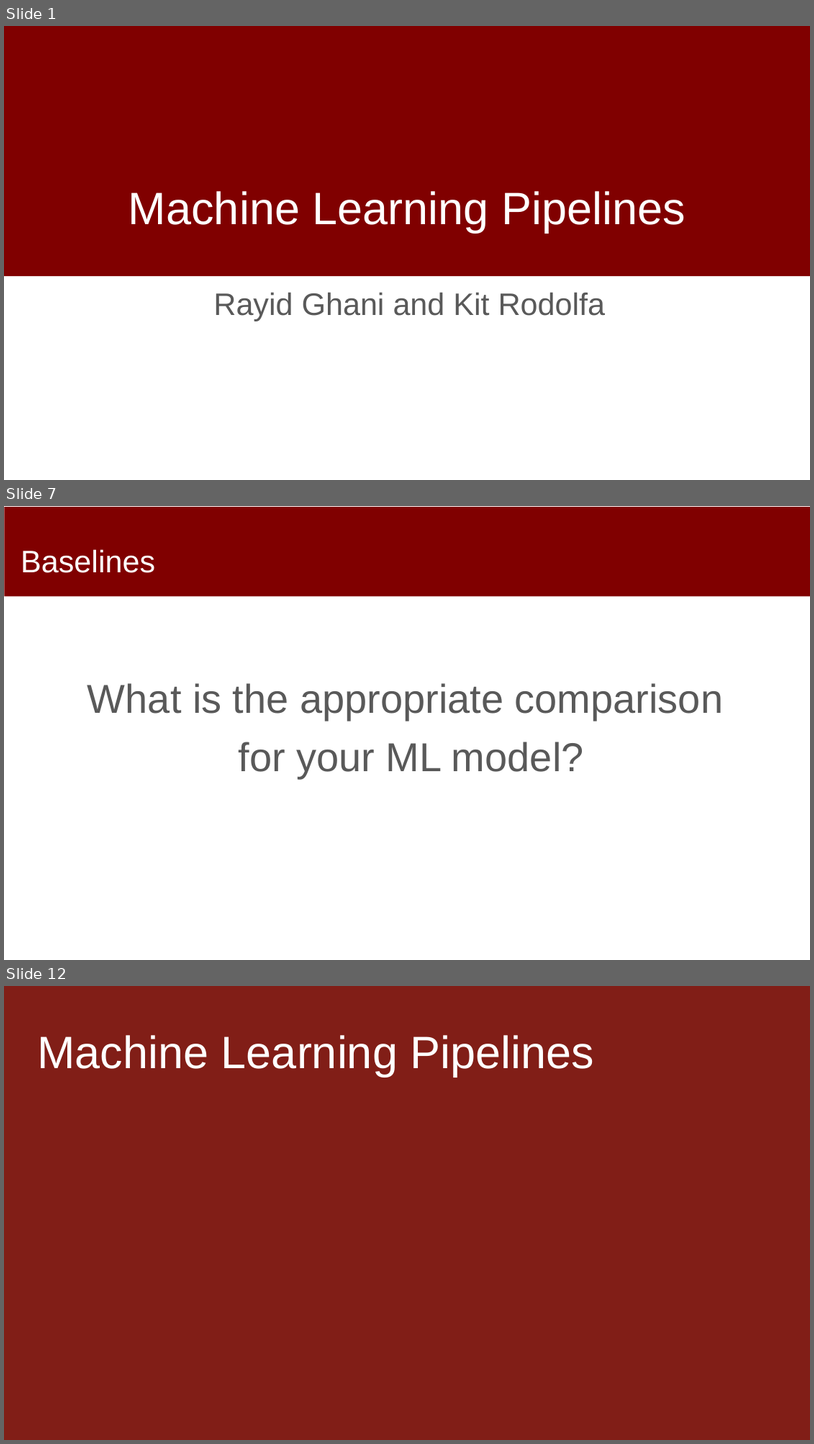
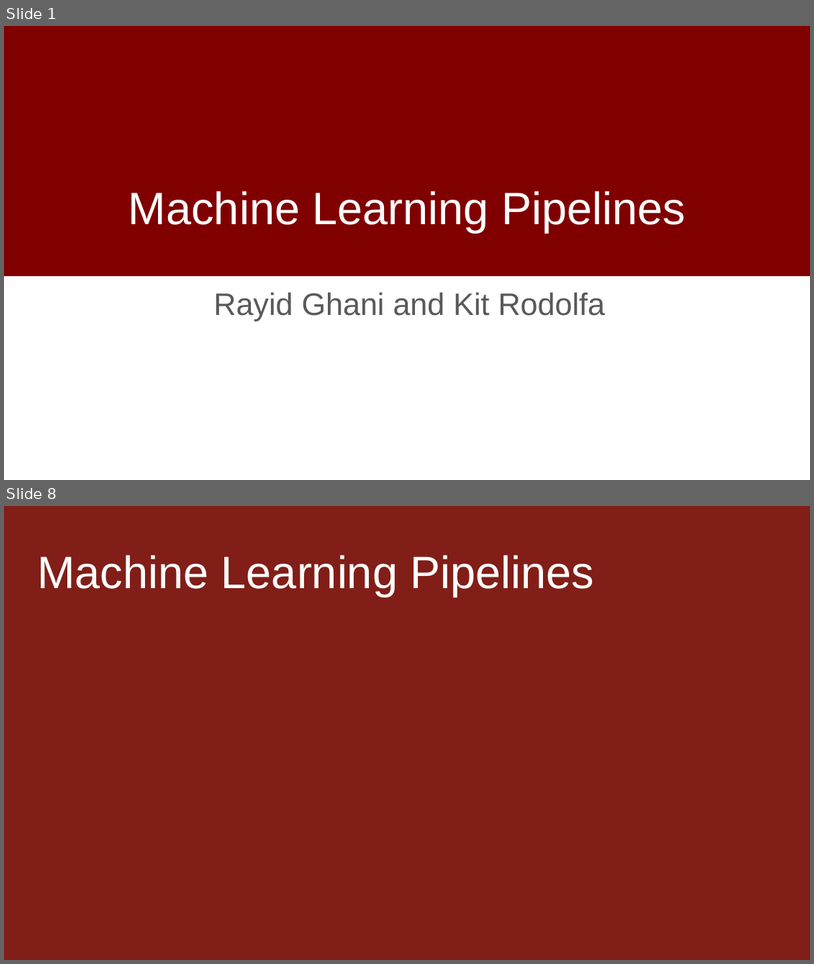
Before and after one commit to dssg/MLinPractice, a slide deck: Lectures/Lecture8-Machine-Learning-Pipelines.pptx. Shown one above the other, each under a label of ours: slides 1, 7 and 12 before the commit, slides 1 and 8 after it; the slides between them are not shown. The pictures are 814x1444 and 814x964 pixels, drawn with LibreOffice and Linux fonts; fonts in the diff are those of the drawing; background and template pictures are left out. Boxes give left, top, right and bottom in pixels: in the first picture for what was removed or moved away, otherwise in the second. Text is boxed around its words. In the diff, an @@ line names an element or a change of style, - is before the commit and + after.

```diff
--- a/Lectures/Lecture8-Machine-Learning-Pipelines.pptx
+++ b/Lectures/Lecture8-Machine-Learning-Pipelines.pptx
@@ slide 7 removed at (4, 506, 810, 960), background #FFFFFF @@
@@ rectangle removed at (5, 507, 810, 596) @@
@@ title removed at (21, 549, 155, 573) @@
-Baselines
@@ text removed at (88, 683, 723, 778) @@
-What is the appropriate comparison
-for your ML model?
@@ what was slide 12 is now slide 8 @@
```
Also in this commit, not shown: 4 slides changed, 4 slides added, 9 other slides removed.
